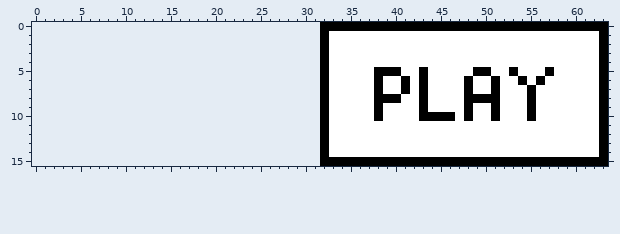
Pixel-art file, stored at GameJam/Assets/Sprites/UI/Play_Button.aseprite. This is how it looked before the edit.
32x16 pixels, 1 frame. The old version is drawn lined up with the new one, on the new canvas.
After the commit:
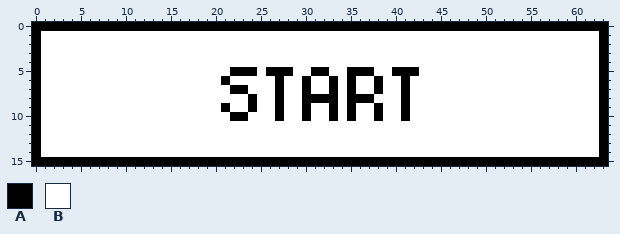
Palette (. is transparent): A #000000  B #ffffff
Author's note on the commit: miscellaneous buttons for puzzles
Change:
canvas 32x16 -> 64x16, the old top-left corner now at 32,0
y 0: x 0..31 ................................ -> AAAAAAAAAAAAAAAAAAAAAAAAAAAAAAAA
y 1..4: x 0..32 ................................A -> ABBBBBBBBBBBBBBBBBBBBBBBBBBBBBBBB
y 5: x 0..31 ................................ -> ABBBBBBBBBBBBBBBBBBBBBAAABAAABBA; x 35..39 BBBAA -> AAABB; x 41..43 BBA -> AAB; x 49..50 AA -> BB; x 53 A -> B; x 57 A -> B
y 6: x 0..33 ................................AB -> ABBBBBBBBBBBBBBBBBBBBABBBBBABBABBA; x 35 B -> A; x 43 A -> B; x 48 A -> B; x 51 A -> B; x 54 A -> B; x 56 A -> B
y 7: x 0..33 ................................AB -> ABBBBBBBBBBBBBBBBBBBBBAABBBABBABBA; x 35 B -> A; x 43 A -> B; x 48 A -> B; x 51 A -> B; x 55 A -> B
y 8: x 0..31 ................................ -> ABBBBBBBBBBBBBBBBBBBBBBBABBABBAA; x 33 B -> A; x 35..41 BBBAAAB -> AAABBBA; x 43 A -> B; x 48..51 AAAA -> BBBB; x 55 A -> B
y 9: x 0..33 ................................AB -> ABBBBBBBBBBBBBBBBBBBBABBABBABBABBA; x 35 B -> A; x 41 B -> A; x 43 A -> B; x 48 A -> B; x 51 A -> B; x 55 A -> B
y 10: x 0..33 ................................AB -> ABBBBBBBBBBBBBBBBBBBBBAABBBABBABBA; x 35 B -> A; x 41 B -> A; x 43..46 AAAA -> BBBB; x 48 A -> B; x 51 A -> B; x 55 A -> B
y 11..14: x 0..32 ................................A -> ABBBBBBBBBBBBBBBBBBBBBBBBBBBBBBBB
y 15: x 0..31 ................................ -> AAAAAAAAAAAAAAAAAAAAAAAAAAAAAAAA
